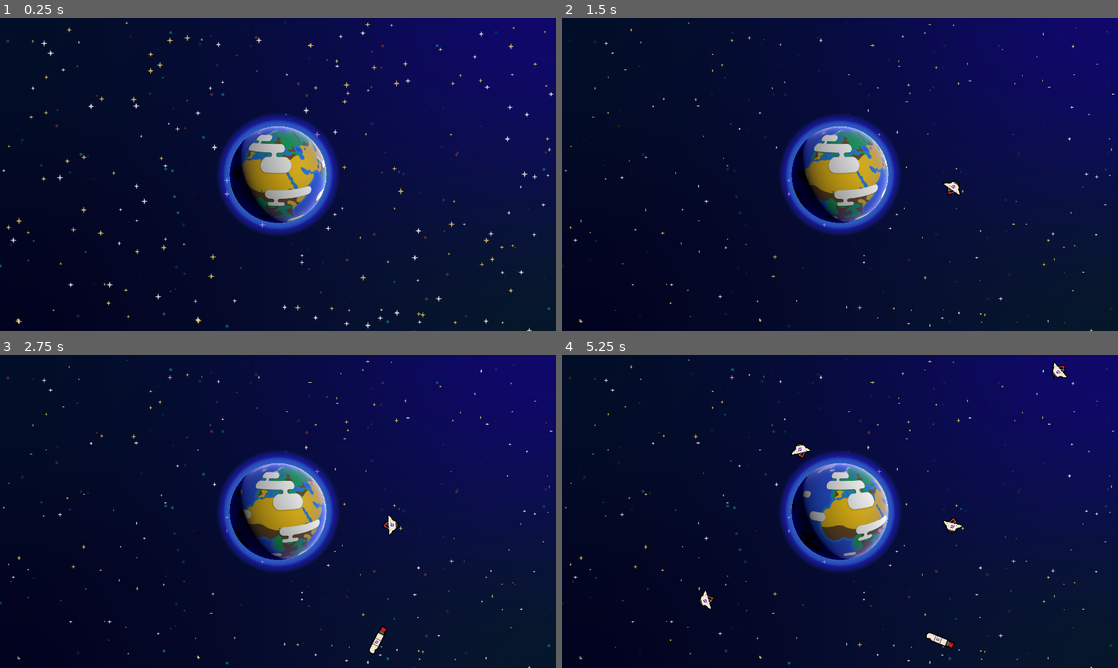
Above: before the commit, frames 1-4 (two rows, left to right).
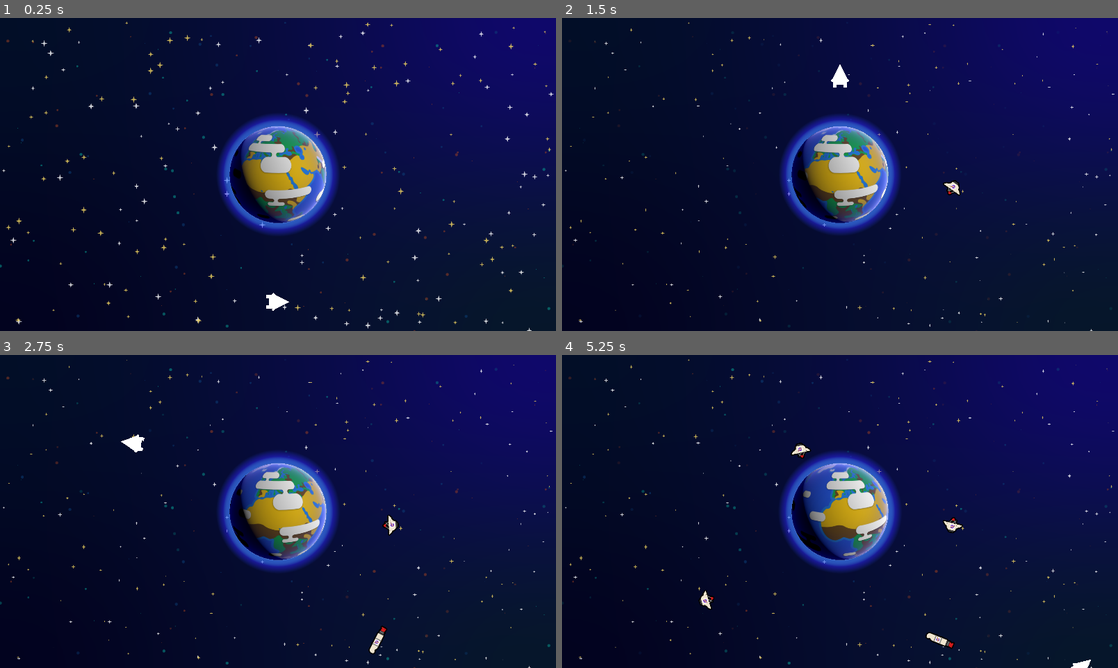
Above: after the commit, the same moments.

Repository: Assasquid/space_junkers
Game: Godot game, scene res://level.tscn
The game is run twice, just before and just after one commit, with the same random seed, the same clock (stepped at 60 frames per second) and the same inputs.
Inputs (mouse positions are in pixels of both pictures, inside the frame that each line leads up to):
- Up to frame 1 (0.25 s): no input
- Up to frame 2 (1.5 s): move the mouse to (812, 237) at 0.52 s; hold W (move_up, bound only after the commit) from 0.53 s (still down); move the mouse to (1006, 221) at 1.27 s
- Up to frame 3 (2.75 s): move the mouse to (111, 464) at 2.02 s; release W (move_up, bound only after the commit) at 2.03 s; hold A (move_left, bound only after the commit) from 2.03 s (still down)
- Up to frame 4 (5.25 s): move the mouse to (867, 511) at 2.77 s; move the mouse to (756, 433) at 3.52 s; release A (move_left, bound only after the commit) at 3.53 s; hold S (move_down, bound only after the commit) 3.53-4.28 s; move the mouse to (962, 495) at 4.27 s; hold D (move_right, bound only after the commit) 4.28-5.03 s; move the mouse to (728, 527) at 5.02 s; hold W (move_up, bound only after the commit) from 5.03 s (still down)

The runs differ from the first frame. In frame 1, 0.1% of the frame differs, in the area x 47-52%, y 87-94%; in frame 2, 0.1%; in frame 3, 0.1%; in frame 4, 0.2%, in the area x 88-96%, y 2-100%.

Commit message:
Add a player and player movement.

Diff:
--- a/debris/debris.gd
+++ b/debris/debris.gd
@@ -7,6 +7,7 @@
 
 
 func _ready() -> void:
+	area_entered.connect(_on_area_entered)
 	rotation_speed = randf_range(min_rotation_speed, max_rotation_speed)
 
 
--- a/earth/earth_2d.tscn
+++ b/earth/earth_2d.tscn
@@ -12,6 +12,7 @@
 radius = 166.0
 
 [node name="Earth2D" type="Area2D"]
+collision_layer = 2
 
 [node name="AtmosphereBack" type="Sprite2D" parent="."]
 modulate = Color(1, 1, 1, 0.705882)
--- a/level.tscn
+++ b/level.tscn
@@ -1,8 +1,9 @@
-[gd_scene load_steps=4 format=3 uid="uid://chpp5om6k81k7"]
+[gd_scene load_steps=5 format=3 uid="uid://chpp5om6k81k7"]
 
 [ext_resource type="PackedScene" uid="uid://yqg5alb4ssqq" path="res://background.tscn" id="1_jxq6n"]
 [ext_resource type="PackedScene" uid="uid://cetvsk3irb8uo" path="res://earth/earth_2d.tscn" id="2_oryvn"]
 [ext_resource type="PackedScene" uid="uid://dj3o4g32hr7bq" path="res://debris/random_debri_placer.tscn" id="3_0t4fr"]
+[ext_resource type="PackedScene" uid="uid://fhfxmrj0ks6y" path="res://player/player.tscn" id="4_yujke"]
 
 [node name="Level" type="Node2D"]
 
@@ -15,3 +16,7 @@
 position = Vector2(960, 540)
 
 [node name="RandomDebriPlacer" parent="." instance=ExtResource("3_0t4fr")]
+
+[node name="Player" parent="." instance=ExtResource("4_yujke")]
+z_index = 10
+position = Vector2(960, 980)
--- /dev/null
+++ b/player/player.gd
@@ -0,0 +1,26 @@
+extends Area2D
+
+@export var max_speed := 1200.0
+@export var velocity := Vector2(0, 0)
+@export var steering_factor := 3.0
+
+
+func _process(delta: float) -> void:
+	var direction := Vector2(0.0, 0.0)
+	direction.x = Input.get_axis("move_left", "move_right")
+	direction.y = Input.get_axis("move_up", "move_down")
+
+	if direction.length() > 1.0:
+		direction = direction.normalized()
+
+	var desired_velocity := max_speed * direction
+	var steering_vector := desired_velocity - velocity
+	velocity += steering_vector * steering_factor * delta
+	position += velocity * delta
+
+	var viewport_size := get_viewport_rect().size
+	position.x = wrapf(position.x, 0, viewport_size.x)
+	position.y = wrapf(position.y, 0, viewport_size.y)
+
+	if velocity.length() > 0.0:
+		rotation = velocity.angle()
--- /dev/null
+++ b/player/player.tscn
@@ -0,0 +1,53 @@
+[gd_scene load_steps=6 format=3 uid="uid://fhfxmrj0ks6y"]
+
+[ext_resource type="Script" path="res://player/player.gd" id="1_u5hsb"]
+
+[sub_resource type="PrismMesh" id="PrismMesh_xnx4w"]
+size = Vector3(48, 48, 0)
+
+[sub_resource type="QuadMesh" id="QuadMesh_44eg0"]
+size = Vector2(12, 32)
+
+[sub_resource type="QuadMesh" id="QuadMesh_g5wxs"]
+size = Vector2(8, 12)
+
+[sub_resource type="BoxMesh" id="BoxMesh_lanqn"]
+size = Vector3(24, 24, 24)
+
+[node name="Player" type="Area2D"]
+collision_mask = 14
+script = ExtResource("1_u5hsb")
+
+[node name="MeshInstance2D" type="MeshInstance2D" parent="."]
+position = Vector2(16, 0)
+rotation = 4.71239
+mesh = SubResource("PrismMesh_xnx4w")
+
+[node name="MeshInstance2D2" type="MeshInstance2D" parent="."]
+position = Vector2(-24, 18)
+rotation = 1.5708
+mesh = SubResource("QuadMesh_44eg0")
+
+[node name="MeshInstance2D3" type="MeshInstance2D" parent="."]
+position = Vector2(-24, -18)
+rotation = 1.5708
+mesh = SubResource("QuadMesh_44eg0")
+
+[node name="MeshInstance2D5" type="MeshInstance2D" parent="."]
+position = Vector2(-15, 25)
+rotation = 0.785398
+mesh = SubResource("QuadMesh_g5wxs")
+
+[node name="MeshInstance2D6" type="MeshInstance2D" parent="."]
+position = Vector2(-15, -25)
+rotation = 2.35619
+mesh = SubResource("QuadMesh_g5wxs")
+
+[node name="MeshInstance2D4" type="MeshInstance2D" parent="."]
+position = Vector2(-20, 0)
+rotation = 1.5708
+mesh = SubResource("BoxMesh_lanqn")
+
+[node name="CollisionPolygon2D" type="CollisionPolygon2D" parent="."]
+rotation = 1.5708
+polygon = PackedVector2Array(0, -40, 32, 17, 24, 40, -24, 40, -32, 17)
--- a/project.godot
+++ b/project.godot
@@ -26,6 +26,40 @@
 
 enabled=PackedStringArray("res://addons/anthonyec.camera_preview/plugin.cfg")
 
+[input]
+
+move_left={
+"deadzone": 0.5,
+"events": [Object(InputEventKey,"resource_local_to_scene":false,"resource_name":"","device":-1,"window_id":0,"alt_pressed":false,"shift_pressed":false,"ctrl_pressed":false,"meta_pressed":false,"pressed":false,"keycode":0,"physical_keycode":65,"key_label":0,"unicode":97,"echo":false,"script":null)
+, Object(InputEventKey,"resource_local_to_scene":false,"resource_name":"","device":-1,"window_id":0,"alt_pressed":false,"shift_pressed":false,"ctrl_pressed":false,"meta_pressed":false,"pressed":false,"keycode":0,"physical_keycode":4194319,"key_label":0,"unicode":0,"echo":false,"script":null)
+]
+}
+move_right={
+"deadzone": 0.5,
+"events": [Object(InputEventKey,"resource_local_to_scene":false,"resource_name":"","device":-1,"window_id":0,"alt_pressed":false,"shift_pressed":false,"ctrl_pressed":false,"meta_pressed":false,"pressed":false,"keycode":0,"physical_keycode":68,"key_label":0,"unicode":100,"echo":false,"script":null)
+, Object(InputEventKey,"resource_local_to_scene":false,"resource_name":"","device":-1,"window_id":0,"alt_pressed":false,"shift_pressed":false,"ctrl_pressed":false,"meta_pressed":false,"pressed":false,"keycode":0,"physical_keycode":4194321,"key_label":0,"unicode":0,"echo":false,"script":null)
+]
+}
+move_up={
+"deadzone": 0.5,
+"events": [Object(InputEventKey,"resource_local_to_scene":false,"resource_name":"","device":-1,"window_id":0,"alt_pressed":false,"shift_pressed":false,"ctrl_pressed":false,"meta_pressed":false,"pressed":false,"keycode":0,"physical_keycode":87,"key_label":0,"unicode":119,"echo":false,"script":null)
+, Object(InputEventKey,"resource_local_to_scene":false,"resource_name":"","device":-1,"window_id":0,"alt_pressed":false,"shift_pressed":false,"ctrl_pressed":false,"meta_pressed":false,"pressed":false,"keycode":0,"physical_keycode":4194320,"key_label":0,"unicode":0,"echo":false,"script":null)
+]
+}
+move_down={
+"deadzone": 0.5,
+"events": [Object(InputEventKey,"resource_local_to_scene":false,"resource_name":"","device":-1,"window_id":0,"alt_pressed":false,"shift_pressed":false,"ctrl_pressed":false,"meta_pressed":false,"pressed":false,"keycode":0,"physical_keycode":83,"key_label":0,"unicode":115,"echo":false,"script":null)
+, Object(InputEventKey,"resource_local_to_scene":false,"resource_name":"","device":-1,"window_id":0,"alt_pressed":false,"shift_pressed":false,"ctrl_pressed":false,"meta_pressed":false,"pressed":false,"keycode":0,"physical_keycode":4194322,"key_label":0,"unicode":0,"echo":false,"script":null)
+]
+}
+
+[layer_names]
+
+2d_physics/layer_1="Player"
+2d_physics/layer_2="Earth"
+2d_physics/layer_3="Debris"
+2d_physics/layer_4="Collectibles"
+
 [rendering]
 
 anti_aliasing/quality/msaa_2d=2
